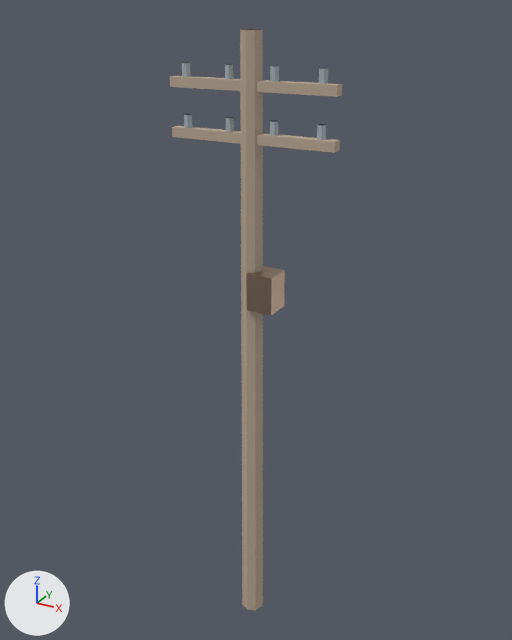
What one commit did to the glTF model public/models/props/utility_pole.glb.
One viewpoint serves both versions: a 50 mm camera at (4.2, -7.53, 8.72) aimed at (-0.08, 0.25, 4.83). Every picture has the same lights, and +X, +Y and +Z are marked at lower left. The older version comes first. Where no turn or scale is listed for an object, it has been applied to the vertices. Vertices at exactly the same position are counted once.

Objects in the first picture: 'props_utility_pole'.
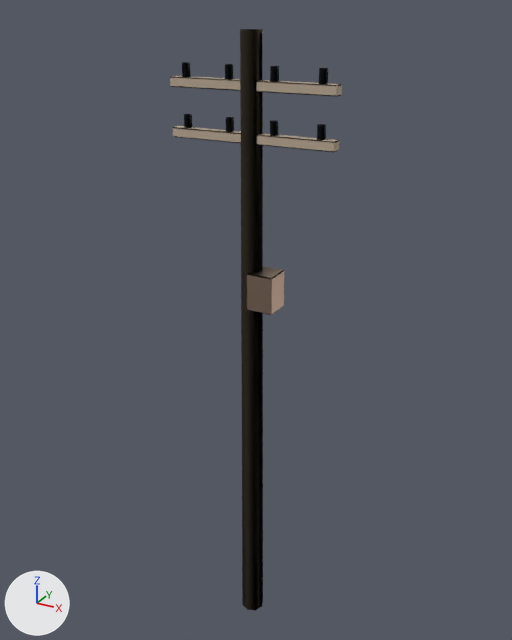
Location of each change, [x1, y1, x2, y2] in pixels of the pictures (512 x 640 px):
'props_utility_pole', recoloured, reshaped
    before: [169, 29, 343, 610]
    after: [170, 29, 342, 610]
part 1 of me_props_utility_pole, rebuilt
    before: [172, 126, 340, 153]
    after: [172, 126, 339, 152]
part 2 of me_props_utility_pole, rebuilt
    before: [169, 76, 343, 97]
    after: [170, 76, 342, 97]
part 3 of me_props_utility_pole, rebuilt
    before: [246, 266, 285, 315]
    after: [247, 266, 284, 315]

What changed in the scene script:
```text
Change mat_timber_bare:
    where n0 = _N.new('ShaderNodeBsdfPrincipled'); n0.name = 'Principled BSDF'
    remove n0.inputs[0].default_value = (0.5, 0.4, 0.3, 1.0)  # 'Base Color', beige #bcaa95
    add n2 = _N.new('ShaderNodeMix'); n2.name = 'Mix'
    add n2.data_type = 'RGBA'
    add n2.blend_type = 'MULTIPLY'
    add n2.inputs[0].default_value = 1.0  # 'Factor'
    add n2.inputs[7].default_value = (0.5, 0.4, 0.3, 1.0)  # 'B', beige #bcaa95
    add n3 = _N.new('ShaderNodeVertexColor'); n3.name = 'Color Attribute'
    add _L.new(n2.outputs[2], n0.inputs[0])  # 'Result' to 'Base Color'
    add _L.new(n3.outputs[0], n2.inputs[6])  # 'Color' to 'A'
Change mat_glass_shop:
    where n0 = _N.new('ShaderNodeBsdfPrincipled'); n0.name = 'Principled BSDF'
    remove n0.inputs[0].default_value = (0.4, 0.46, 0.5, 1.0)  # 'Base Color', grey #aab5bc
    add n2 = _N.new('ShaderNodeMix'); n2.name = 'Mix'
    add n2.data_type = 'RGBA'
    add n2.blend_type = 'MULTIPLY'
    add n2.inputs[0].default_value = 1.0  # 'Factor'
    add n2.inputs[7].default_value = (0.4, 0.46, 0.5, 1.0)  # 'B', grey #aab5bc
    add n3 = _N.new('ShaderNodeVertexColor'); n3.name = 'Color Attribute'
    add _L.new(n2.outputs[2], n0.inputs[0])  # 'Result' to 'Base Color'
    add _L.new(n3.outputs[0], n2.inputs[6])  # 'Color' to 'A'
Change mat_metal_rust:
    where n0 = _N.new('ShaderNodeBsdfPrincipled'); n0.name = 'Principled BSDF'
    remove n0.inputs[0].default_value = (0.45, 0.32, 0.24, 1.0)  # 'Base Color', beige #b39986
    add n2 = _N.new('ShaderNodeMix'); n2.name = 'Mix'
    add n2.data_type = 'RGBA'
    add n2.blend_type = 'MULTIPLY'
    add n2.inputs[0].default_value = 1.0  # 'Factor'
    add n2.inputs[7].default_value = (0.45, 0.32, 0.24, 1.0)  # 'B', beige #b39986
    add n3 = _N.new('ShaderNodeVertexColor'); n3.name = 'Color Attribute'
    add _L.new(n2.outputs[2], n0.inputs[0])  # 'Result' to 'Base Color'
    add _L.new(n3.outputs[0], n2.inputs[6])  # 'Color' to 'A'
Change me_props_utility_pole:
    used by ob_props_utility_pole; location = (0.0, 0.0, 4.25)
    remove me_props_utility_pole.from_pydata(...)  # 154 vertices, 260 faces; spans x -1.1..1.1, y -0.18..0.18, z -4.25..4.25
    add me_props_utility_pole.from_pydata(...)  # 202 vertices, 356 faces; spans x -1.1..1.1, y -0.18..0.18, z -4.25..4.25
    me_props_utility_pole part 1: the loose piece of 8 vertices spanning x -1.1..1.1, y -0.07..0.07, z 2.99..3.11 is rebuilt with 24 vertices and now spans x -1.1..1.1, y -0.07..0.07, z 2.99..3.11
    me_props_utility_pole part 2: the loose piece of 8 vertices spanning x -1.1..1.1, y -0.07..0.07, z 3.59..3.71 is rebuilt with 24 vertices and now spans x -1.1..1.1, y -0.07..0.07, z 3.59..3.71
    me_props_utility_pole part 3: the loose piece of 8 vertices spanning x 0.02..0.38, y -0.18..0.18, z 0.9..1.4 is rebuilt with 24 vertices and now spans x 0.02..0.38, y -0.18..0.18, z 0.9..1.4
```
